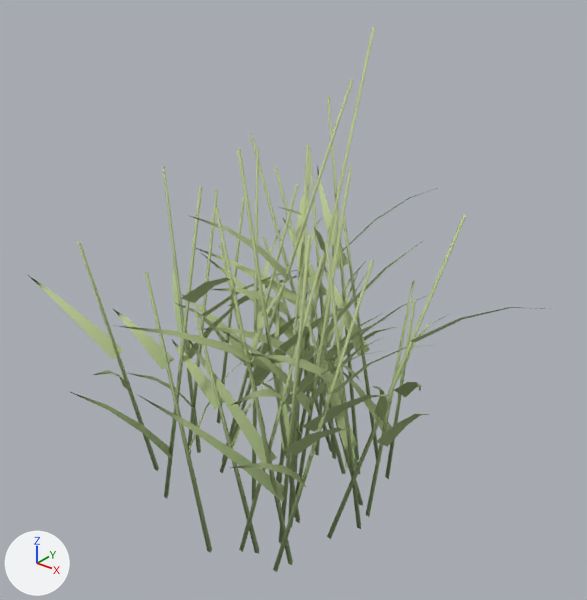
A saved change to the glTF model game/assets/nature/biome/reed_clump_a.glb.
One viewpoint serves both versions: a 50 mm camera at (1.71, -2.18, 2.22) aimed at (-0.01, -0.03, 0.89). The lights are fixed; the arrows at lower left show +X, +Y and +Z. The picture after the commit comes second. Vertices at exactly the same position are counted once.

Objects in the first picture: 'reed_clump_a'.
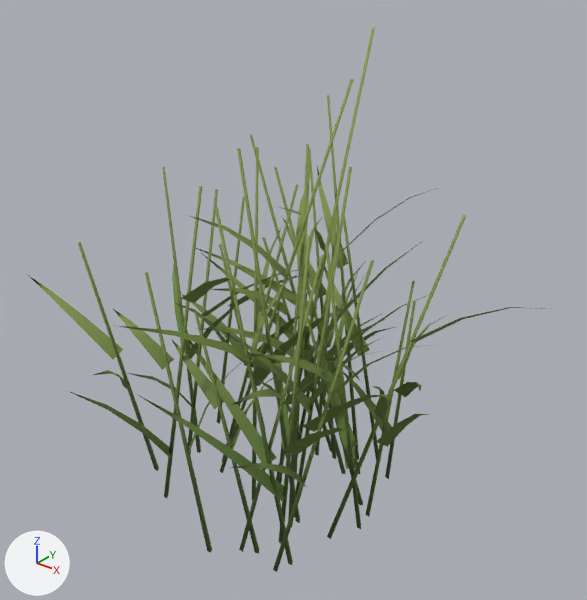
The edits, one by one:
me_reed_clump_a has 680 vertices, 612 faces and spans x -0.85..1.01, y -0.8..0.88, z 0.0..1.86.
me_reed_clump_a is used by ob_reed_clump_a; location (-0.084, -0.036, 0.0).
me_reed_clump_a part 1: 534 faces centred in x -0.78..0.91, y -0.69..0.8, z 0.34..1.86 are repainted in the vertex colours; the middle colour goes from green #b0c089 to green #6e8740.
me_reed_clump_a part 2: 78 faces centred in x -0.51..0.43, y -0.48..0.4, z 0.0..0.51 are repainted in the vertex colours; the middle colour goes from green #9cb37c to dark green #557333.

What differs and where, as boxes (x1, y1, x2, y2) in the pictures (587 x 600 px):
part 1 of me_reed_clump_a, recoloured (darker): (32, 27, 492, 571) in both
part 2 of me_reed_clump_a, recoloured: (142, 248, 415, 572) in both
